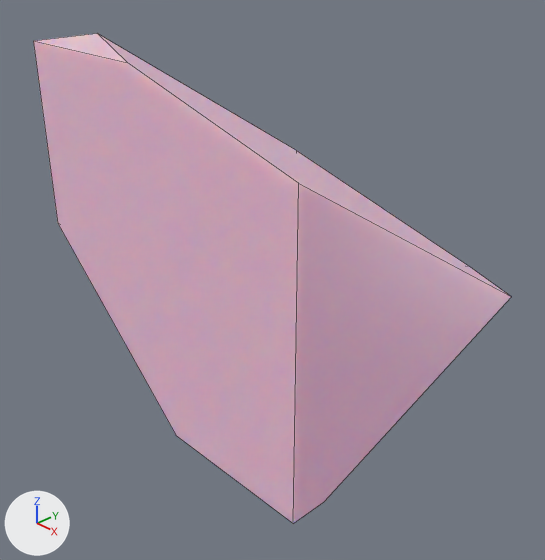
Two versions of the Blender file Data/Blender/gem.blend, one commit apart.
One viewpoint serves both versions: a camera (50 mm lens) standing at (11.1, -11.22, 6.2) and looking at (0.07, -0.79, -1.23). The axes (+X, +Y, +Z) are drawn at lower left. The lights are the same throughout. Mesh edges are drawn as thin lines.
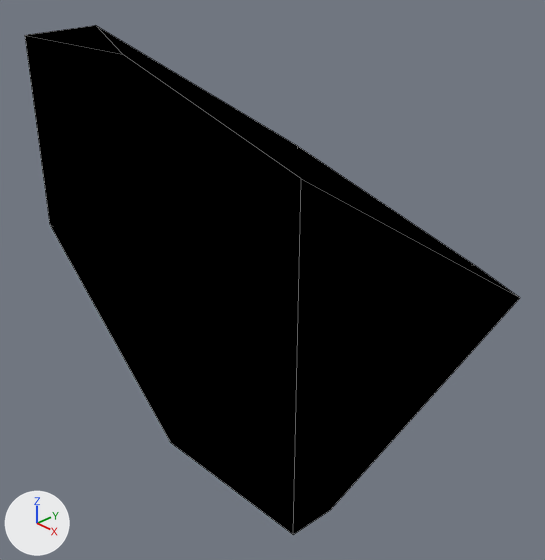
Boxes (x1, y1, x2, y2) around the edits, measured in the pictures (545 x 560 px):
```json
{"object": "Cube", "change": "recoloured, modifiers changed", "before": [33, 33, 511, 524], "after": [25, 25, 520, 535]}
```

Edits to the scene script, one JSON object a line:
```json
{"op": "add", "block": "mat_material_002", "code": ["mat_material_002 = principled_material('Material.002')", "mat_material_002.base_color = (0.0, 0.0, 0.0)  # black #000000", "mat_material_002.roughness = 1.0", "mat_material_002.specular_ior_level = 0.0"]}
{"block": "me_cube", "where": "me_cube.from_pydata(...)  # 14 vertices, 9 faces; spans x -1.0..1.0, y -1.0..1.0, z -1.0..1.0"}
{"op": "add", "block": "me_cube", "code": "me_cube.materials.append(mat_material_002)  # black #000000"}
{"op": "add", "block": "ob_cube", "code": "_m = ob_cube.modifiers.new('Solidify', 'SOLIDIFY')"}
{"op": "add", "block": "ob_cube", "code": "_m.thickness = -0.05"}
{"op": "add", "block": "ob_cube", "code": "_m.material_offset = 1"}
{"op": "add", "block": "ob_cube", "code": "_m.use_quality_normals = True"}
{"op": "add", "block": "ob_cube", "code": "_m.use_flip_normals = True"}
```
